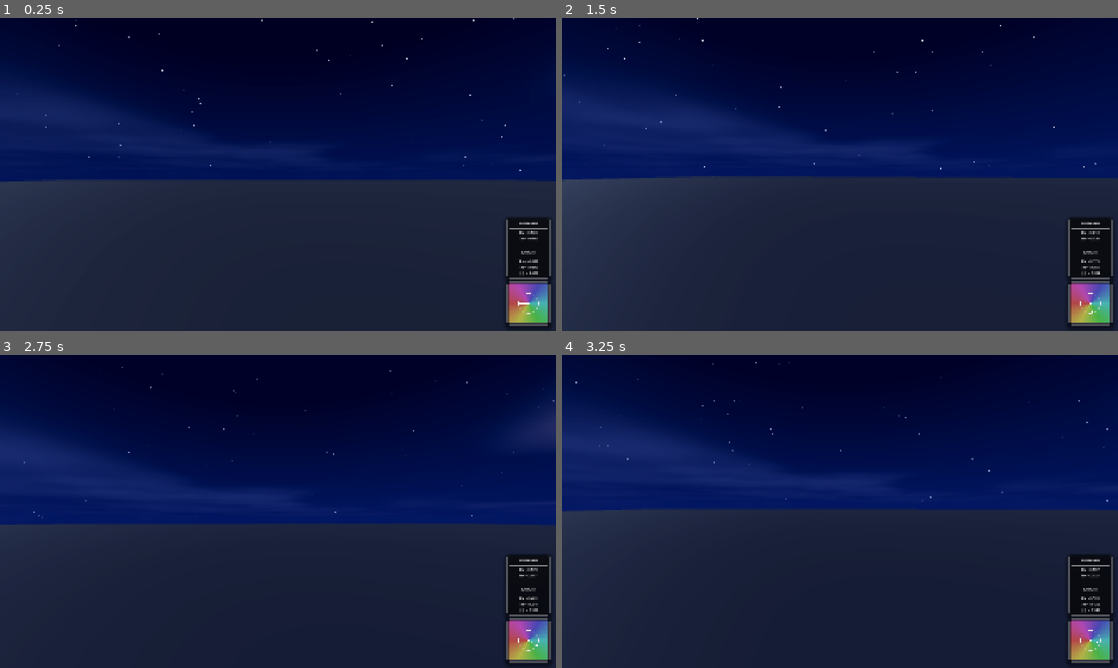
Above: before the commit, frames 1-4 (two rows, left to right).
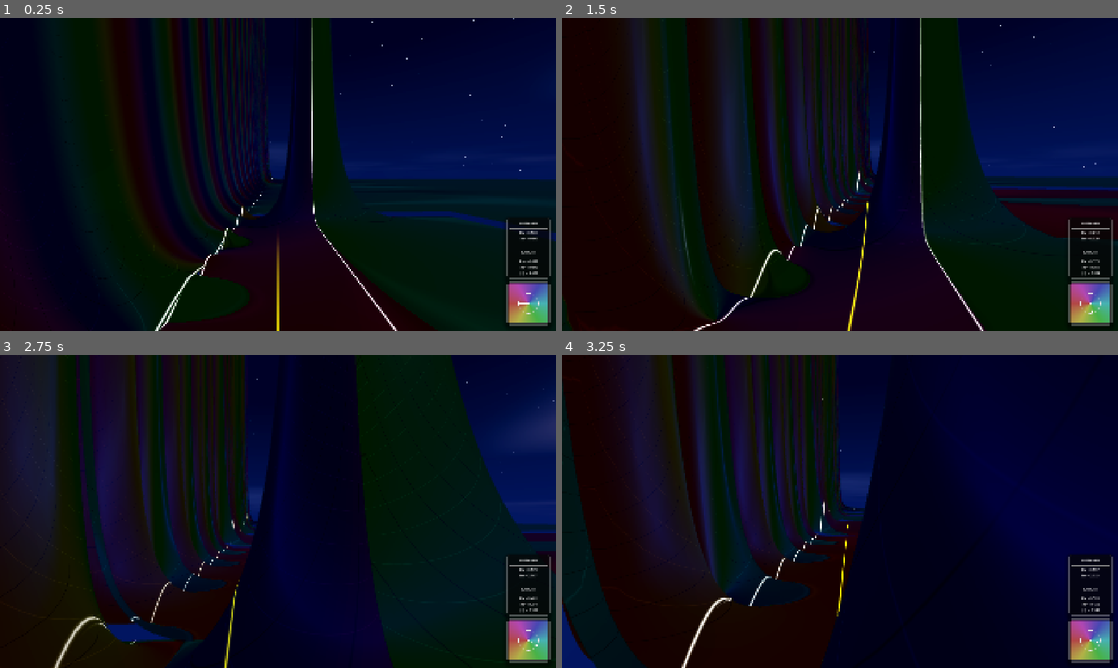
Above: after the commit, the same moments.

Repository: allanino/complex-functions-explorer
Game: Godot game, scene res://scenes/main.tscn
Same seed, same stepped clock (60 frames per second), same inputs: the game is played once before the commit and once after it.
Inputs (mouse positions are in pixels of both pictures, inside the frame that each line leads up to):
- Up to frame 1 (0.25 s): no input
- Up to frame 2 (1.5 s): tap Enter at 0.5 s; move the mouse to (867, 174) at 0.52 s; hold W (move_forward) from 0.53 s (still down); tap G at 0.6 s; tap Space at 0.77 s; move the mouse to (812, 174) at 1.27 s; tap N at 1.35 s
- Up to frame 3 (2.75 s): keep holding W (move_forward); tap Space at 1.52 s; move the mouse to (289, 505) at 2.02 s; tap C at 2.1 s
- Up to frame 4 (3.25 s): keep holding W (move_forward); move the mouse to (834, 517) at 2.77 s; tap Shift at 2.85 s; tap Space at 3.02 s

The runs differ from the first frame. In frame 1, 68% of the frame differs, in the area x 0-100%, y 0-100%; in frame 2, 75%; in frame 3, 76%; in frame 4, 78%.

Commit message:
Revert "Fix texture alignment and restore full complex function set."
This reverts commit 5b73b1d917f5ffecff9a1a882c73d3be6dc3d8a2.

Diff:
--- a/scripts/field.gd
+++ b/scripts/field.gd
@@ -10,8 +10,7 @@
 static var golden_hour: bool = false
 static var day_night_cycle: bool = true
 static var shadows_enabled: bool = false
-static var function_type: int = 0
-# 0: Zeta, 1: Zeta Continuation, 2: Gamma, 3: Log Gamma, 4: Dedekind Eta, 5: Sin, 6: Cos, 7: Tan, 8: Exp, 9: Log, 10: Rational
+static var function_type: int = 0 # 0: Zeta, 1: Dedekind Eta, 2: Sin, 3: Cos, 4: Tan, 5: Exp, 6: Log, 7: Rational
 static var view_distance: int = 8
 static var height_type: int = 1 # 0: Log, 1: Abs
 static var height_a: float = 3.0
@@ -33,108 +32,184 @@
 static var rational_den_coeffs: PackedFloat32Array = PackedFloat32Array([0, 0, 0, 0, 0, 0, 0, 0, 0, 0])
 
 static func complex_mul(a: Vector2, b: Vector2) -> Vector2:
-	return Vector2(a.x * b.x - a.y * b.y, a.x * b.y + a.y * b.x)
+	return Vector2(
+		a.x * b.x - a.y * b.y,
+		a.x * b.y + a.y * b.x
+	)
+
 
 static func complex_div(a: Vector2, b: Vector2) -> Vector2:
+
 	var denom = b.x * b.x + b.y * b.y
-	if denom == 0.0: return Vector2.ZERO
-	return Vector2((a.x * b.x + a.y * b.y) / denom, (a.y * b.x - a.x * b.y) / denom)
-
-static func complex_exp(z: Vector2) -> Vector2:
-	var amp = exp(z.x)
-	return Vector2(amp * cos(z.y), amp * sin(z.y))
-
-static func complex_log(z: Vector2) -> Vector2:
-	var mag = z.length()
-	if mag < 1e-12: return Vector2(-30.0, 0.0)
-	return Vector2(log(mag), atan2(z.y, z.x))
-
-static func complex_pow(base: Vector2, exponent: Vector2) -> Vector2:
-	return complex_exp(complex_mul(complex_log(base), exponent))
-
-static func complex_sin(z: Vector2) -> Vector2:
-	return Vector2(sin(z.x) * cosh(z.y), cos(z.x) * sinh(z.y))
-
-static func complex_cos(z: Vector2) -> Vector2:
-	return Vector2(cos(z.x) * cosh(z.y), -sin(z.x) * sinh(z.y))
-
-static func complex_gamma(z: Vector2) -> Vector2:
-	if z.x < 0.5:
-		# pi / (sin(pi*z) * Gamma(1-z))
-		var pi_z = PI * z
-		var sin_pi_z = complex_sin(pi_z)
-		var g_1z = complex_gamma(Vector2(1.0, 0.0) - z)
-		return complex_div(Vector2(PI, 0.0), complex_mul(sin_pi_z, g_1z))
-
-	var zh = z - Vector2(0.5, 0.0)
-	var z_plus_g_plus_h = z + Vector2(8.5, 0.0) # Using g=9 for Lanczos
-	var ag = Vector2(0.99999999999980993, 0.0)
-	var l_coeffs = [676.5203681218851, -1259.1392167224028, 771.32342877765313, -176.61502916214059, 12.507343278686905, -0.13857109526572012, 9.9843695780195716e-6, 1.5056327351493116e-7]
-	for i in range(len(l_coeffs)):
-		ag += complex_div(Vector2(l_coeffs[i], 0.0), z + Vector2(i + 1, 0.0))
-
-	var term = complex_mul(Vector2(sqrt(2.0 * PI), 0.0), complex_mul(complex_pow(z_plus_g_plus_h, zh), complex_mul(complex_exp(-z_plus_g_plus_h), ag)))
-	return term
+
+	if denom == 0.0:
+		return Vector2.ZERO
+
+	return Vector2(
+		(a.x * b.x + a.y * b.y) / denom,
+		(a.y * b.x - a.x * b.y) / denom
+	)
+
 
 static func zeta(sigma: float, t: float) -> Vector2:
+
+	#----------------------------------------
+	# STEP 1: Compute eta(s)
+	#----------------------------------------
+
 	var eta = Vector2.ZERO
+
+	for n in range(1, iterations + 1):
+
+		var nf = float(n)
+
+		# amplitude = n^{-sigma}
+		var amp = pow(nf, -sigma)
+
+		if (amp < 1e-6):
+			break
+
+		# phase = -t log n
+		var theta = -t * log(nf)
+
+		# alternating sign
+		var _sign = 1.0 if (n % 2 == 1) else -1.0
+
+		# term = sign * n^{-s}
+		eta += _sign * amp * Vector2(
+			cos(theta),
+			sin(theta)
+		)
+
+	#----------------------------------------
+	# STEP 2: Compute denominator
+	#
+	# d = 1 - 2^{1-s}
+	#----------------------------------------
+
+	var amp2 = pow(2.0, 1.0 - sigma)
+
+	var theta2 = -t * log(2.0)
+
+	var two_term = amp2 * Vector2(
+		cos(theta2),
+		sin(theta2)
+	)
+
+	var denom = Vector2(1.0, 0.0) - two_term
+
+	#----------------------------------------
+	# STEP 3: zeta = eta / denom
+	#----------------------------------------
+
+	return complex_div(eta, denom)
+
+static func dedekind_eta(sigma: float, t: float) -> Vector2:
+	# eta(tau) = exp(pi * i * tau / 12) * product_{n=1}^inf (1 - exp(2 * pi * i * n * tau))
+	# Let tau = sigma + i*t
+	# pi * i * tau / 12 = pi * i * (sigma + i*t) / 12 = (-pi * t / 12) + i * (pi * sigma / 12)
+	var factor = complex_exp(-PI * t / 12.0, PI * sigma / 12.0)
+
+	var prod = Vector2(1.0, 0.0)
+	var q_re_base = -2.0 * PI * t
+	var q_im_base = 2.0 * PI * sigma
+
 	for n in range(1, iterations + 1):
 		var nf = float(n)
-		var amp = pow(nf, -sigma)
-		if amp < 1e-7: break
-		var theta = -t * log(nf)
-		var _sign = 1.0 if (n % 2 == 1) else -1.0
-		eta += _sign * amp * Vector2(cos(theta), sin(theta))
-	var denom = Vector2(1.0, 0.0) - complex_exp(Vector2((1.0 - sigma) * log(2.0), -t * log(2.0)))
-	return complex_div(eta, denom)
-
-static func zeta_continuation(sigma: float, t: float) -> Vector2:
-	if sigma >= 0.5: return zeta(sigma, t)
-	var s = Vector2(sigma, t)
-	# 2^s * pi^(s-1) * sin(pi*s/2) * Gamma(1-s) * zeta(1-s)
-	var term1 = complex_pow(Vector2(2.0, 0.0), s)
-	var term2 = complex_pow(Vector2(PI, 0.0), s - Vector2(1.0, 0.0))
-	var term3 = complex_sin(PI * s * 0.5)
-	var term4 = complex_gamma(Vector2(1.0, 0.0) - s)
-	var term5 = zeta(1.0 - sigma, -t)
-	return complex_mul(complex_mul(term1, term2), complex_mul(term3, complex_mul(term4, term5)))
-
-static func dedekind_eta(sigma: float, t: float) -> Vector2:
-	var factor = complex_exp(Vector2(-PI * t / 12.0, PI * sigma / 12.0))
-	var prod = Vector2(1.0, 0.0)
-	for n in range(1, iterations + 1):
-		var nf = float(n)
-		var q_n = complex_exp(Vector2(-2.0 * PI * nf * t, 2.0 * PI * nf * sigma))
-		prod = complex_mul(prod, Vector2(1.0, 0.0) - q_n)
-		if nf > 10 and q_n.length() < 1e-12: break
+		var term_exp = complex_exp(nf * q_re_base, nf * q_im_base)
+		var term = Vector2(1.0, 0.0) - term_exp
+		prod = complex_mul(prod, term)
+
+		# Convergence check: if q^n is extremely small, 1-q^n is basically 1
+		if nf > 10 and term_exp.length() < 1e-12:
+			break
+
 	return complex_mul(factor, prod)
 
+static func complex_sin(sigma: float, t: float) -> Vector2:
+	return Vector2(
+		sin(sigma) * cosh(t),
+		cos(sigma) * sinh(t)
+	)
+
+static func complex_cos(sigma: float, t: float) -> Vector2:
+	return Vector2(
+		cos(sigma) * cosh(t),
+		-sin(sigma) * sinh(t)
+	)
+
+static func complex_tan(sigma: float, t: float) -> Vector2:
+	return complex_div(complex_sin(sigma, t), complex_cos(sigma, t))
+
+static func complex_exp(sigma: float, t: float) -> Vector2:
+	var amp = exp(sigma)
+	return Vector2(
+		amp * cos(t),
+		amp * sin(t)
+	)
+
+static func complex_log(sigma: float, t: float) -> Vector2:
+	# Principal branch
+	var mag = sqrt(sigma * sigma + t * t)
+	if mag < 1e-9:
+		return Vector2(-10.0, 0.0) # avoid singularity
+	return Vector2(
+		log(mag),
+		atan2(t, sigma)
+	)
+
+static func evaluate_poly(sigma: float, t: float, coeffs: PackedFloat32Array) -> Vector2:
+	var z = Vector2(sigma, t)
+	var res = Vector2.ZERO
+	var z_pow = Vector2(1.0, 0.0)
+
+	for i in range(10):
+		res += coeffs[i] * z_pow
+		z_pow = complex_mul(z_pow, z)
+
+	return res
+
+static func get_rational(sigma: float, t: float) -> Vector2:
+	var num = evaluate_poly(sigma, t, rational_num_coeffs)
+	var den = evaluate_poly(sigma, t, rational_den_coeffs)
+	return complex_div(num, den)
+
 static func get_field(x: float, z: float) -> Vector2:
-	var sigma = x * 0.1
-	var t = -z * 0.1
-	var s = Vector2(sigma, t)
-	match function_type:
-		0: return zeta(sigma, t)
-		1: return zeta_continuation(sigma, t)
-		2: return complex_gamma(s)
-		3: return complex_log(complex_gamma(s))
-		4: return dedekind_eta(sigma, t)
-		5: return complex_sin(s)
-		6: return complex_cos(s)
-		7: return complex_div(complex_sin(s), complex_cos(s))
-		8: return complex_exp(s)
-		9: return complex_log(s)
-		10:
-			var num = Vector2.ZERO; var den = Vector2.ZERO; var zp = Vector2(1, 0)
-			for i in range(10):
-				num += rational_num_coeffs[i] * zp; den += rational_den_coeffs[i] * zp
-				zp = complex_mul(zp, s)
-			return complex_div(num, den)
+	var sigma: float = x * 0.1
+	var t: float = -z * 0.1
+
+	if function_type == 0:
+		return zeta(sigma, t)
+	elif function_type == 1:
+		return dedekind_eta(sigma, t)
+	elif function_type == 2:
+		return complex_sin(sigma, t)
+	elif function_type == 3:
+		return complex_cos(sigma, t)
+	elif function_type == 4:
+		return complex_tan(sigma, t)
+	elif function_type == 5:
+		return complex_exp(sigma, t)
+	elif function_type == 6:
+		return complex_log(sigma, t)
+	elif function_type == 7:
+		return get_rational(sigma, t)
+
 	return Vector2.ZERO
 
 static func get_height(x: float, z: float) -> float:
 	var f = get_field(x, z)
-	if not is_finite(f.x) or not is_finite(f.y): return 0.0
+	if not is_finite(f.x) or not is_finite(f.y):
+		return 0.0
+
 	var mag = f.length()
-	if height_type == 0: return height_a * log(height_epsilon + mag)
-	return mag
+	if not is_finite(mag):
+		return 0.0
+
+	var h: float
+	if height_type == 0:
+		h = height_a * log(height_epsilon + mag)
+	else:
+		h = mag
+
+	return h if is_finite(h) else 0.0
--- a/scripts/hud.gd
+++ b/scripts/hud.gd
@@ -76,9 +76,6 @@
 
 	func_button.clear()
 	func_button.add_item("Zeta")
-	func_button.add_item("Zeta Continuation")
-	func_button.add_item("Gamma")
-	func_button.add_item("Log Gamma")
 	func_button.add_item("Dedekind Eta")
 	func_button.add_item("Sin")
 	func_button.add_item("Cos")
@@ -172,15 +169,15 @@
 			Field.drone_volume = _initial_drone_volume
 
 func _on_func_selected(index):
-	if index == 4 and Field.function_type != 4: # Dedekind Eta
+	if index == 1 and Field.function_type != 1:
 		iter_input.text = "10"
 
-	rational_container.visible = (index == 10)
-	iter_container.visible = (index == 0 or index == 1 or index == 4)
-	critical_checkbox.visible = (index == 0 or index == 1)
-	hud_zeros_checkbox.visible = (index == 0 or index == 1)
-	auto_walk_checkbox.visible = (index == 0 or index == 1)
-	rvm_checkbox.visible = (index == 0 or index == 1)
+	rational_container.visible = (index == 7)
+	iter_container.visible = (index == 0 or index == 1)
+	critical_checkbox.visible = (index == 0)
+	hud_zeros_checkbox.visible = (index == 0)
+	auto_walk_checkbox.visible = (index == 0)
+	rvm_checkbox.visible = (index == 0)
 
 func _on_height_selected(index):
 	var is_log = (index == 0)
@@ -271,7 +268,7 @@
 
 	apply_aa()
 
-	if Field.function_type == 10:
+	if Field.function_type == 7:
 		var expr = rational_input.text.replace(" ", "")
 		if "/" in expr:
 			var parts = expr.split("/")
@@ -318,7 +315,7 @@
 	if player and "auto_walk_state" in player:
 		is_auto_walking = player.auto_walk_state != 0 # 0 is AutoWalkState.NONE
 
-	var show_zeros = ((Field.function_type == 0 or Field.function_type == 1) and is_auto_walking and Field.show_hud_zeros)
+	var show_zeros = (Field.function_type == 0 and is_auto_walking and Field.show_hud_zeros)
 	zeros_panel.visible = show_zeros
 
 	if show_zeros:
--- a/scripts/player_controller.gd
+++ b/scripts/player_controller.gd
@@ -153,7 +153,7 @@
 	global_position.y = terrain_h + Field.camera_height + height_offset
 
 	# Zeta zero detection during auto-walk
-	if auto_walk_state == AutoWalkState.WALKING and (Field.function_type == 0 or Field.function_type == 1):
+	if auto_walk_state == AutoWalkState.WALKING and Field.function_type == 0:
 		var f = Field.get_field(global_position.x, global_position.z)
 		var current_mag = f.length()
 
--- a/scripts/world_manager.gd
+++ b/scripts/world_manager.gd
@@ -42,7 +42,7 @@
 
 func _setup_baking_infrastructure():
 	_bake_viewport = SubViewport.new()
-	_bake_viewport.size = Vector2i(256, 256) # Increased resolution for better detail
+	_bake_viewport.size = Vector2i(128, 128) # Higher performance
 	_bake_viewport.use_hdr_2d = true
 	_bake_viewport.disable_3d = true
 	_bake_viewport.transparent_bg = true
@@ -50,7 +50,7 @@
 	add_child(_bake_viewport)
 
 	_bake_rect = ColorRect.new()
-	_bake_rect.size = Vector2(256, 256)
+	_bake_rect.size = Vector2(128, 128)
 	_bake_viewport.add_child(_bake_rect)
 
 	_bake_material = ShaderMaterial.new()
@@ -225,27 +225,8 @@
 		# Synchronize global parameters to baking material
 		_bake_material.set_shader_parameter("iterations", Field.iterations)
 		_bake_material.set_shader_parameter("function_type", Field.function_type)
-
-		# Pack rational coefficients into mat4
-		var num_mat = Projection()
-		var den_mat = Projection()
-		for i in range(3): # 4 components each, 3*4=12 > 10
-			var v_num = Vector4(
-				Field.rational_num_coeffs[i*4] if i*4 < 10 else 0.0,
-				Field.rational_num_coeffs[i*4+1] if i*4+1 < 10 else 0.0,
-				Field.rational_num_coeffs[i*4+2] if i*4+2 < 10 else 0.0,
-				Field.rational_num_coeffs[i*4+3] if i*4+3 < 10 else 0.0
-			)
-			var v_den = Vector4(
-				Field.rational_den_coeffs[i*4] if i*4 < 10 else 0.0,
-				Field.rational_den_coeffs[i*4+1] if i*4+1 < 10 else 0.0,
-				Field.rational_den_coeffs[i*4+2] if i*4+2 < 10 else 0.0,
-				Field.rational_den_coeffs[i*4+3] if i*4+3 < 10 else 0.0
-			)
-			num_mat[i] = v_num
-			den_mat[i] = v_den
-		_bake_material.set_shader_parameter("rational_num_mat", num_mat)
-		_bake_material.set_shader_parameter("rational_den_mat", den_mat)
+		_bake_material.set_shader_parameter("rational_num_coeffs", Field.rational_num_coeffs)
+		_bake_material.set_shader_parameter("rational_den_coeffs", Field.rational_den_coeffs)
 
 		_bake_viewport.render_target_update_mode = SubViewport.UPDATE_ALWAYS
 		_is_baking = true
@@ -256,7 +237,8 @@
 		if _bake_frame_count >= 2:
 			_bake_viewport.render_target_update_mode = SubViewport.UPDATE_DISABLED
 			var img = _bake_viewport.get_texture().get_image()
-			# DO NOT flip_y here. Coordinate misalignment (Z dislocation) was caused by flip_y.
+			if img:
+				img.flip_y() # Viewport textures are flipped
 			var tex = ImageTexture.create_from_image(img)
 
 			if chunks.has(_current_bake_coord):
@@ -323,26 +305,8 @@
 		chunk.material_override.set_shader_parameter("height_type", Field.height_type)
 		chunk.material_override.set_shader_parameter("height_a", Field.height_a)
 		chunk.material_override.set_shader_parameter("height_epsilon", Field.height_epsilon)
-
-		var num_mat = Projection()
-		var den_mat = Projection()
-		for i in range(3):
-			var v_num = Vector4(
-				Field.rational_num_coeffs[i*4] if i*4 < 10 else 0.0,
-				Field.rational_num_coeffs[i*4+1] if i*4+1 < 10 else 0.0,
-				Field.rational_num_coeffs[i*4+2] if i*4+2 < 10 else 0.0,
-				Field.rational_num_coeffs[i*4+3] if i*4+3 < 10 else 0.0
-			)
-			var v_den = Vector4(
-				Field.rational_den_coeffs[i*4] if i*4 < 10 else 0.0,
-				Field.rational_den_coeffs[i*4+1] if i*4+1 < 10 else 0.0,
-				Field.rational_den_coeffs[i*4+2] if i*4+2 < 10 else 0.0,
-				Field.rational_den_coeffs[i*4+3] if i*4+3 < 10 else 0.0
-			)
-			num_mat[i] = v_num
-			den_mat[i] = v_den
-		chunk.material_override.set_shader_parameter("rational_num_mat", num_mat)
-		chunk.material_override.set_shader_parameter("rational_den_mat", den_mat)
+		chunk.material_override.set_shader_parameter("rational_num_coeffs", Field.rational_num_coeffs)
+		chunk.material_override.set_shader_parameter("rational_den_coeffs", Field.rational_den_coeffs)
 
 func _load_chunk(coord: Vector2i):
 	var chunk = chunk_scene.instantiate()
--- a/shaders/terrain.gdshader
+++ b/shaders/terrain.gdshader
@@ -196,7 +196,7 @@
 
     // Only apply the lines rendering for zeta (at x = 0, x = 5.0, x = 10.0)
     // which corresponds to Re = 0.0, Re = 0.5, Re = 1.0
-    if (show_critical_stripe && (function_type == 0 || function_type == 1)) {
+    if (show_critical_stripe && function_type == 0) {
         // Periodic glow factor
         float glow = 0.5 + 0.5 * sin(TIME * 2.0);
         float line_width = 0.05;
Not shown, changed: shaders/field.gdshaderinc
